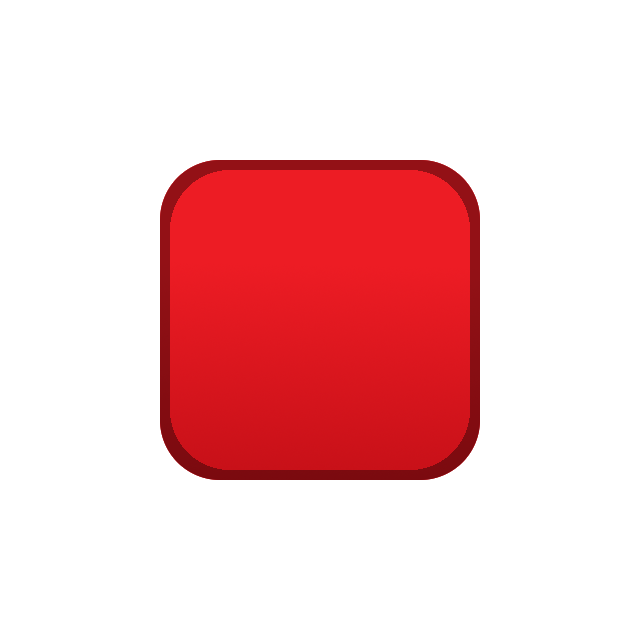
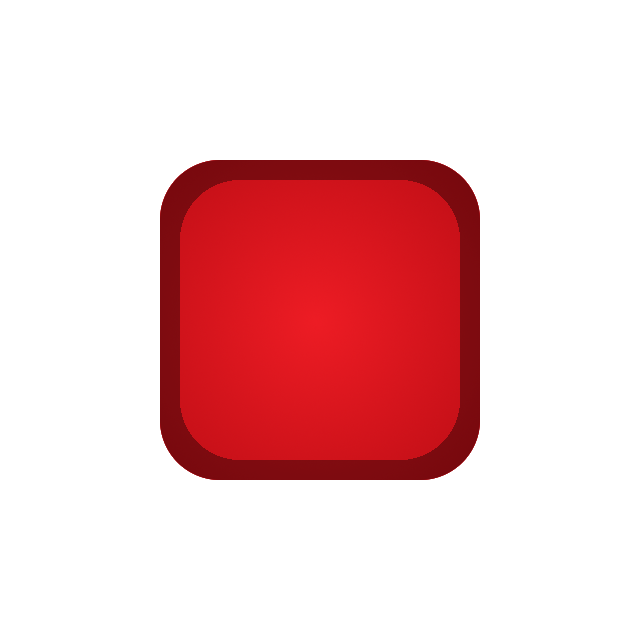
Two versions of the same layered image (640px x 640px). Layer-by-layer changes:
painted on "Layer #1" over [170, 170, 470, 470]
painted on "Layer" over [160, 160, 480, 480]
hid "Background" over [160, 160, 480, 480]
